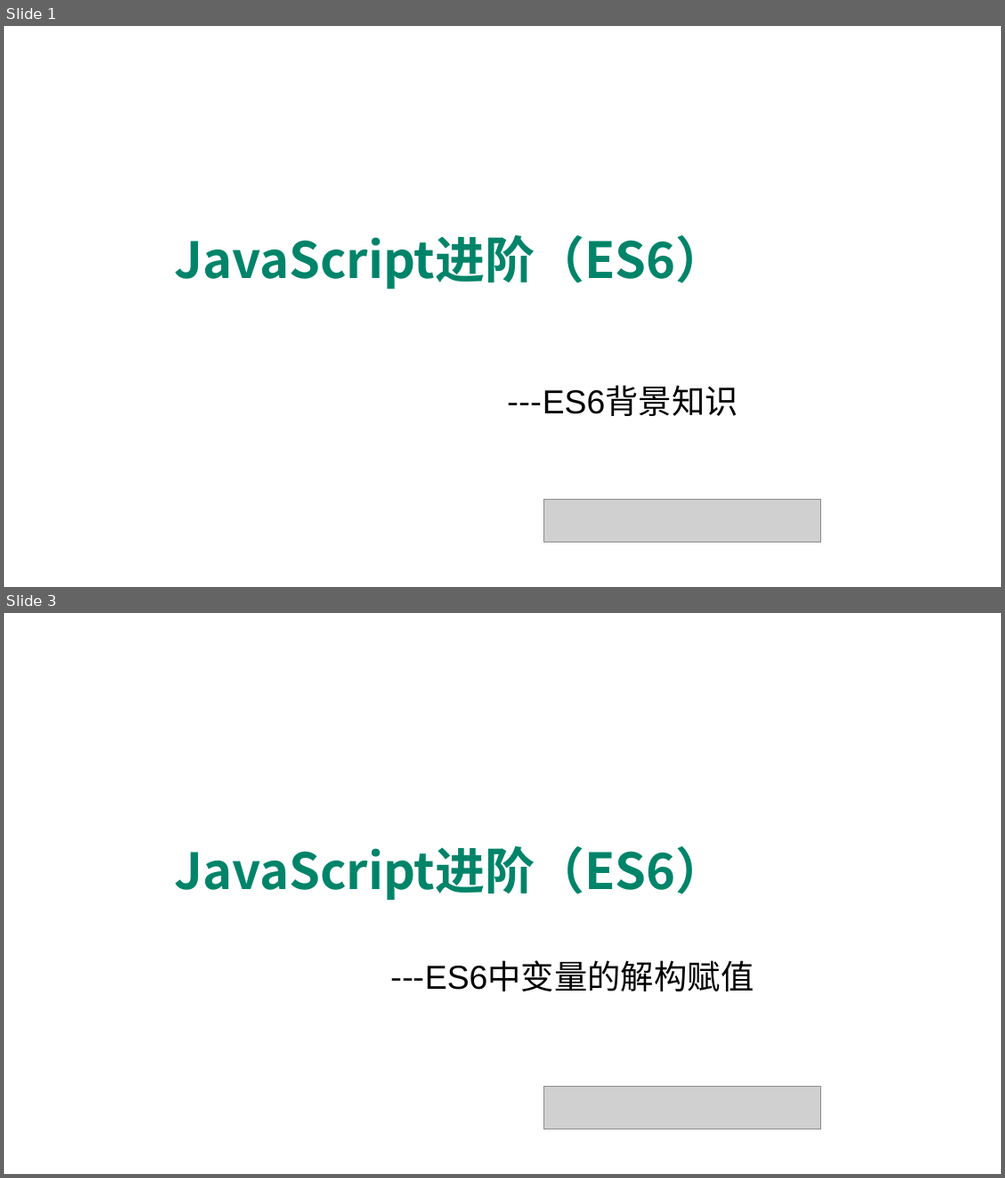
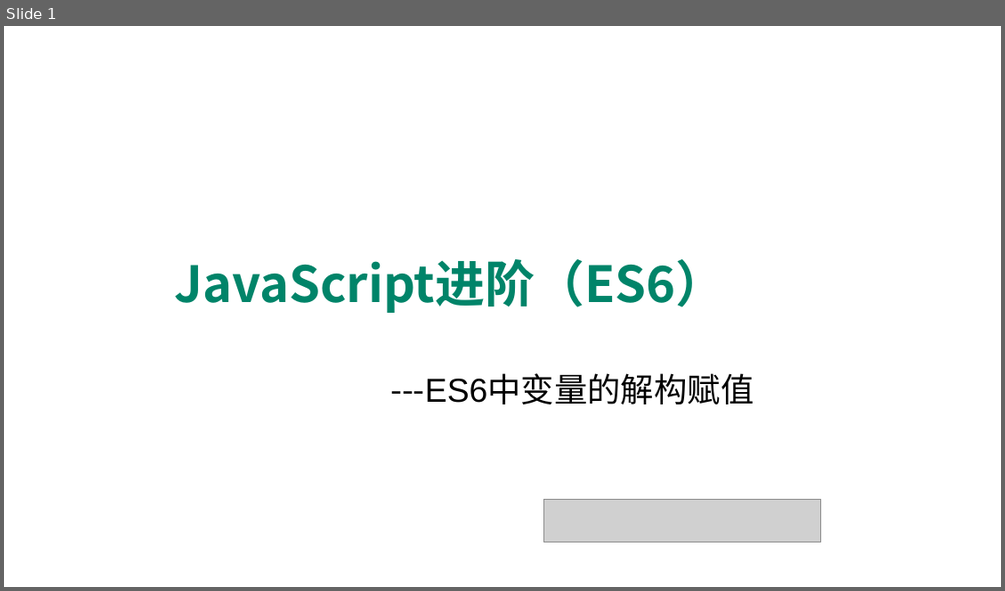
Before and after one commit to edu2act/course-javascript-advanced, a slide deck: 课程PPT/28.ES6中变量的解构赋值.pptx. Shown one above the other, each under a label of ours: slides 1 and 3 before the commit, slide 1 after it; the slides between them are not shown. The pictures are 1005x1178 and 1005x591 pixels, drawn with LibreOffice and Linux fonts; fonts in the diff are those of the drawing; grey boxes stand for pictures; background and template pictures are left out. Boxes give left, top, right and bottom in pixels: in the first picture for what was removed or moved away, otherwise in the second. Text is boxed around its words. In the diff, an @@ line names an element or a change of style, - is before the commit and + after.

```diff
--- a/课程PPT/28.ES6中变量的解构赋值.pptx
+++ b/课程PPT/28.ES6中变量的解构赋值.pptx
@@ slide 1 removed at bbox=[4, 26, 1001, 587], background picture (left out) @@
@@ title removed at bbox=[174, 235, 725, 289] @@
-JavaScript进阶（ES6）
@@ text removed at bbox=[508, 385, 738, 416] @@
----ES6背景知识
@@ picture removed at bbox=[544, 499, 821, 542] @@
@@ what was slide 3 is now slide 1 @@
```
Also in this commit, not shown: 1 slide changed, 1 other slide removed, 8 other files.
